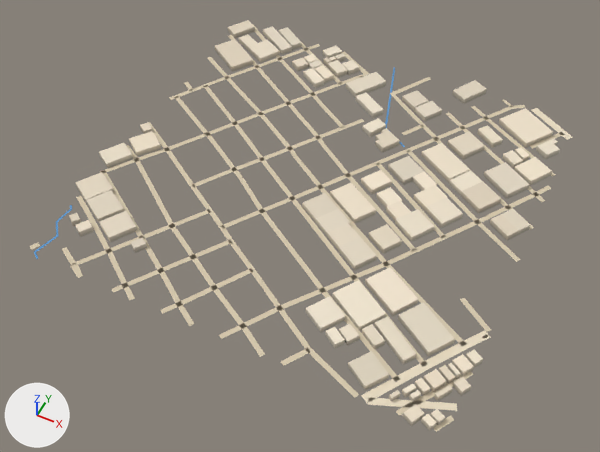
A saved change to the glTF model public/assets/bengaluru-region-v1/tiles/t-19_7-l0.glb.
The view is the same before and after, from a camera (50 mm lens) standing at (-8954.0, 3099.0, 721.0) and looking at (-9256.0, 3705.0, -36.0). Every picture has the same lights, and +X, +Y and +Z are marked at lower left. The older version comes first. Vertices at exactly the same position are counted once.

Before the edit, the objects in view are built like this:
```python
me_building = bpy.data.meshes.new('building')
me_building.from_pydata(...)  # 716 vertices, 968 faces; spans x -19.0..506.0, y -6.0..515.0, z 0.0..8.0
me_building.materials.append(mat_building)
me_ground = bpy.data.meshes.new('ground')
me_ground.from_pydata(...)  # 724 vertices, 582 faces; spans x -3.0..504.0, y -4.0..504.0, z 1.0
me_ground.materials.append(mat_ground)
ob_building = bpy.data.objects.new('building', me_building)
ob_building.location = (-9500.0, 3500.0, 0.0)
ob_ground = bpy.data.objects.new('ground', me_ground)
ob_ground.location = (-9500.0, 3500.0, 0.0)
```
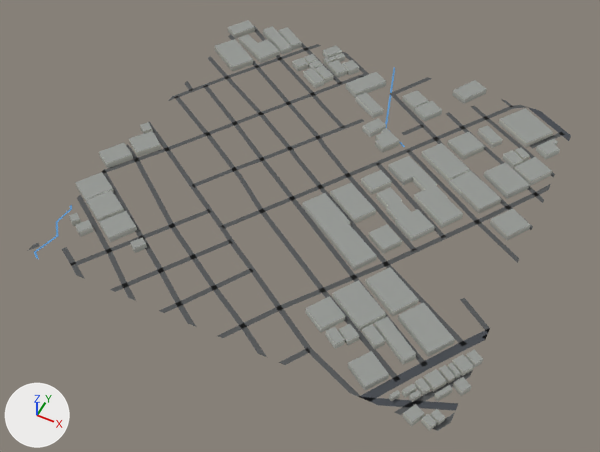
Location of each change, (x1, y1, x2, y2) in pixels of the pictures (600 x 452 px; the box of a moved part takes in the faces that stretch with it):
'ground', reshaped: before (30, 24, 572, 432); after (28, 25, 571, 431)
part 1 of me_building, recoloured (darker): (69, 20, 560, 430) in both
part 2 of me_ground, rebuilt: before (433, 415, 454, 432); after (432, 413, 454, 431)
part 3 of me_ground, moved or reshaped: before (30, 24, 572, 416); after (28, 25, 571, 415)
part 4 of me_ground, recoloured: (30, 35, 571, 411) in both

What the commit changed:
me_building is used by ob_building; location (-9500.0, 3500.0, 0.0).
me_building had 716 vertices, 968 faces and spanned x -19.0..506.0, y -6.0..515.0, z 0.0..8.0.
me_building now has 716 vertices, 1180 faces and spans x -19.0..506.0, y -6.0..515.0, z 0.0..8.0.
me_building part 1: 968 kept faces spanning x -19.0..506.0, y -6.0..515.0, z 0.0..8.0 get new vertex colours.
Edits to the shape of me_building do not show in these pictures.
me_ground is used by ob_ground; location (-9500.0, 3500.0, 0.0).
me_ground had 724 vertices, 582 faces and spanned x -3.0..504.0, y -4.0..504.0, z 1.0.
me_ground now has 762 vertices, 614 faces and spans x 0.0..500.0, y 0.0..500.0, z 1.0.
me_ground part 2: the loose piece of 4 vertices spanning x 486.0..503.0, y -2.0..21.0, z 1.0 is rebuilt with 6 vertices and now spans x 485.0..500.0, y 0.0..26.0, z 1.0.
Part 3, on me_ground:
54 vertices are removed from x -3.0..502.0, y -4.0..504.0, z 1.0.
65 faces are deleted.
8 vertices in x 2.0..502.0, y 102.0..465.0, z 1.0 move by (-2.0, 1.0, 0.0).
6 vertices in x -2.0..498.0, y 97.0..460.0, z 1.0 move by (2.0, -1.0, 0.0).
3 vertices in x 166.0..479.0, y 400.0..503.0, z 1.0 move by (4.0, -3.0, 0.0).
3 vertices in x 498.0, y 120.0..337.0, z 1.0 move by (2.0, 6.0, 0.0).
3 vertices in x 374.0..497.0, y 11.0..459.0, z 1.0 move by (3.0, -1.0, 0.0).
46 vertices move from x -3.0..504.0, y -3.0..504.0, z 1.0 to x 0.0..500.0, y 0.0..500.0, z 1.0.
90 vertices are added at x 0.0..500.0, y 0.0..500.0, z 1.0.
95 new faces join them.
me_ground part 4: 515 kept faces spanning x 0.0..500.0, y 0.0..500.0, z 1.0 get new vertex colours; the middle colour goes from beige #d7c9ae to dark grey #535556.
